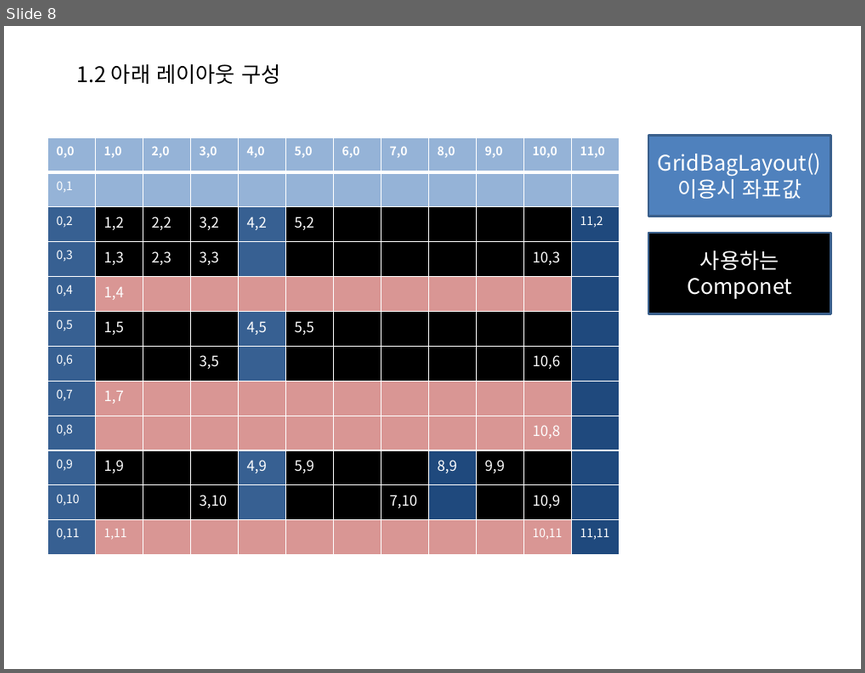
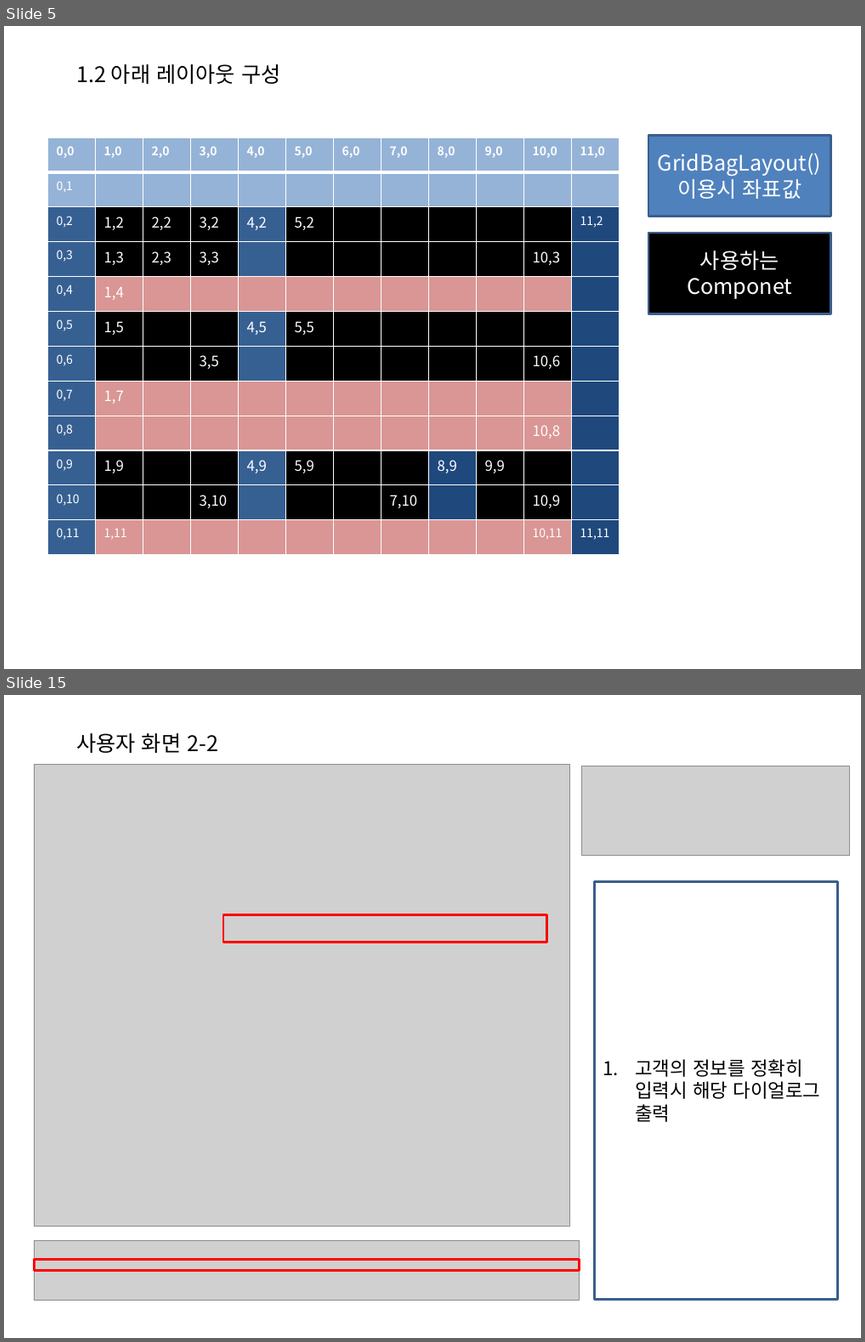
Before and after one commit to S-Onix/BankSystemProject, a slide deck: BankSystem/documentation/banksystem.pptx. Shown one above the other, each under a label of ours: slide 8 before the commit, slides 5 and 15 after it; the slides between them are not shown. The pictures are 865x673 and 865x1342 pixels, drawn with LibreOffice and Linux fonts; fonts in the diff are those of the drawing; grey boxes stand for pictures. Boxes give left, top, right and bottom in pixels: in the first picture for what was removed or moved away, otherwise in the second. Text is boxed around its words. In the diff, an @@ line names an element or a change of style, - is before the commit and + after.

```diff
--- a/BankSystem/documentation/banksystem.pptx
+++ b/BankSystem/documentation/banksystem.pptx
@@ slide 15 added at bbox=[4, 695, 861, 1338], background #FFFFFF @@
@@ text added at bbox=[76, 733, 218, 753], 18 pt, text #000000 @@
+사용자 화면 2-2
@@ picture added at bbox=[34, 765, 569, 1225] @@
@@ picture added at bbox=[581, 766, 849, 855] @@
@@ rectangle added at bbox=[595, 882, 837, 1300], fill #FFFFFF, outline #3A5F8C 2 pt, 16 pt, text #000000 @@
+1. 고객의 정보를 정확히 입력시 해당 다이얼로그 출력
@@ rectangle added at bbox=[223, 915, 547, 941], outline #FF0000 2 pt @@
@@ picture added at bbox=[34, 1240, 579, 1300] @@
@@ rectangle added at bbox=[34, 1259, 579, 1269], outline #FF0000 2 pt @@
@@ what was slide 8 is now slide 5 @@
```
Also in this commit, not shown: 3 slides changed, 22 other slides added, 9 slides removed, 8 other files.
